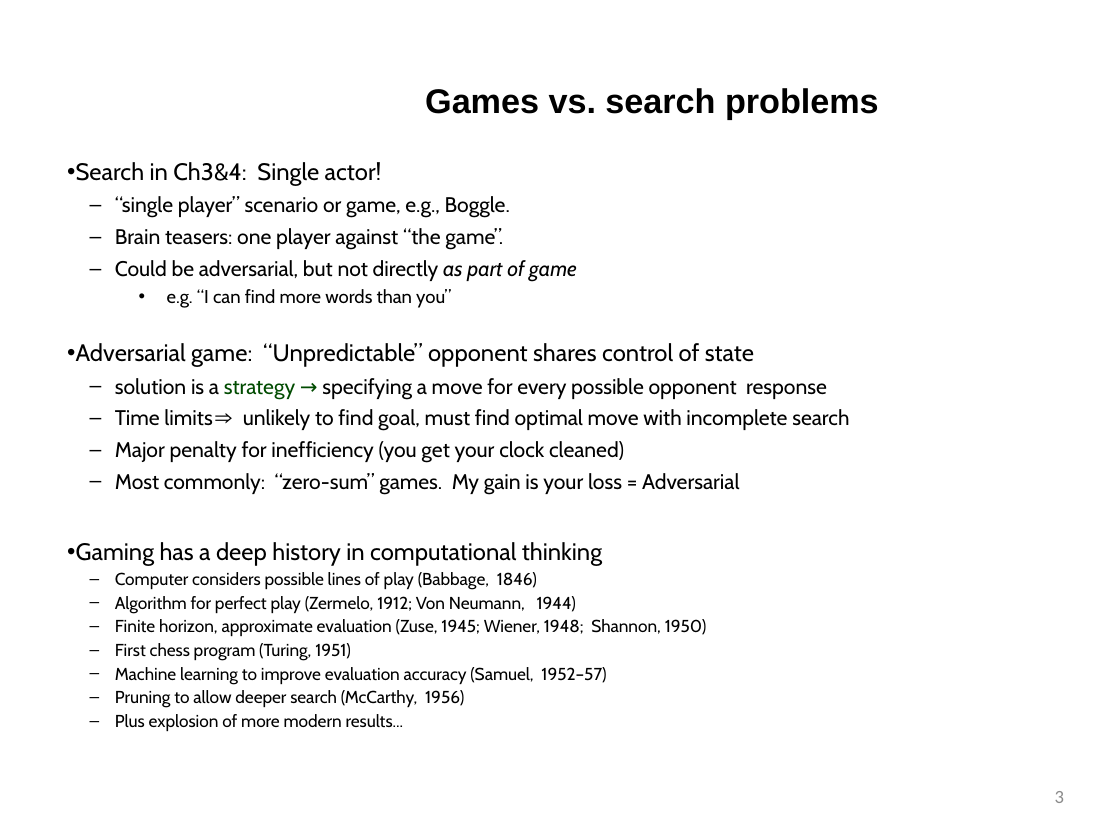
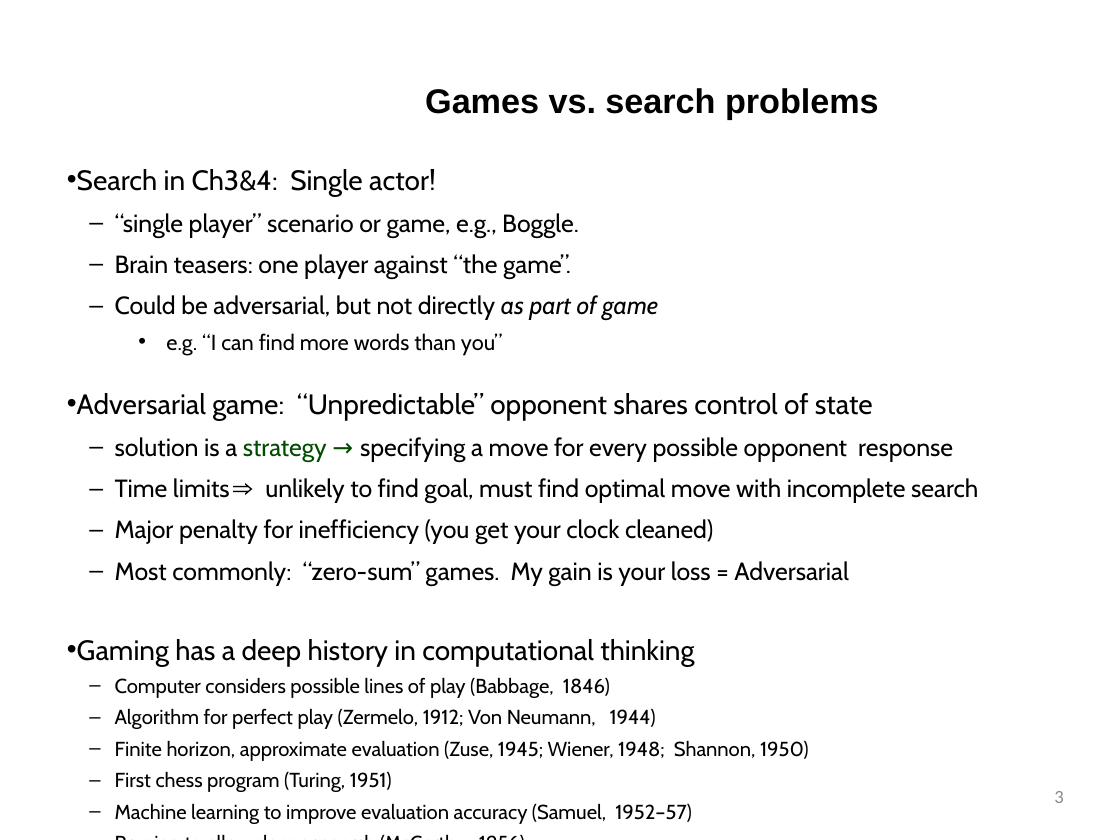
Before and after one commit to tdhock/cs470-570-spring-2023, a slide deck: slide 3 of slides/chapter5.pptx. Drawn at 1120x840 pixels with LibreOffice and Linux fonts; fonts in the diff are those of the drawing. Boxes give left, top, right and bottom in pixels: in the first picture for what was removed or moved away, otherwise in the second. Text is boxed around its words. In the diff, an @@ line names an element or a change of style, - is before the commit and + after.

```diff
--- a/slides/chapter5.pptx
+++ b/slides/chapter5.pptx
@@ rectangle "Games vs. search problems": place and size @@
-rectangle "Games vs. search problems" at (56,86,1064,122)
+rectangle "Games vs. search problems" at (56,34,1064,174)
@@ rectangle "Games vs. search problems" at (56,34,1064,174): title to rectangle @@
@@ text "Search in Ch3&4: Single actor!" at (77,169,978,824): size 15.3 to 18 pt in "Search in Ch3&4: Single actor!", "Adversarial game: “Unpredictable” opponent shares control of ...", "Gaming has a deep history in computational ..."; size 13.6 to 16 pt in "“single player” scenario or game, e.g., Boggle.", "Brain teasers: one player against “the game”.", "Could be adversarial, but not directly as ...", "solution is a strategy → specifying a ..." and 3 more places; size 11.9 to 14 pt in "e.g. “I can find more words than ..."; size 11.1 to 13 pt in "Computer considers possible lines of play (Babbage, ...", "Algorithm for perfect play (Zermelo, 1912; Von ...", "Finite horizon, approximate evaluation (Zuse, 1945; Wiener, ...", "First chess program (Turing, 1951)" and 3 more places; line spacing 0.81 to 1.01 @@
@@ page number at (1054,791,1063,803): text colour #8C8C8C to #8B8B8B @@
```
Also in this commit, not shown: 27 other slides changed, 1 other file.
